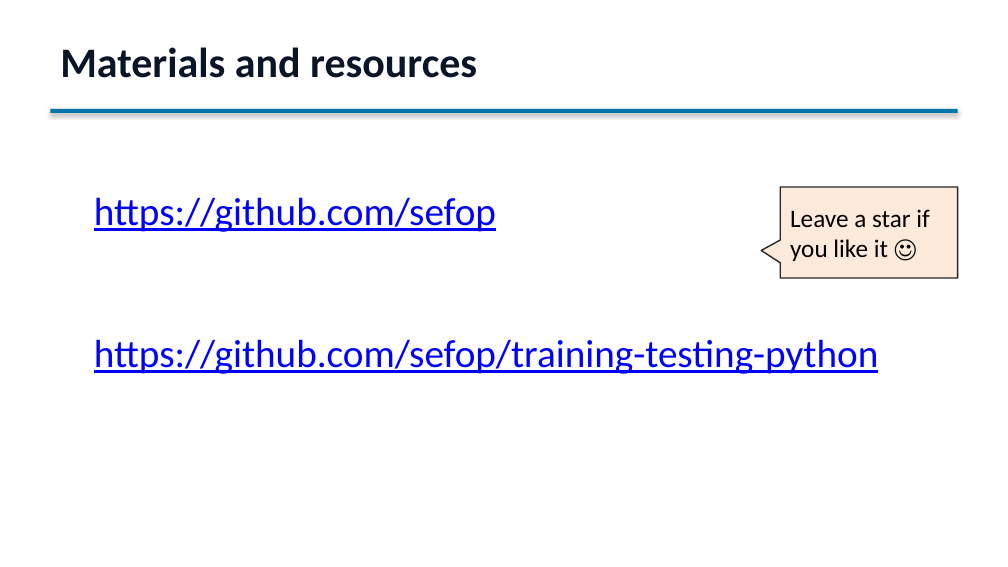
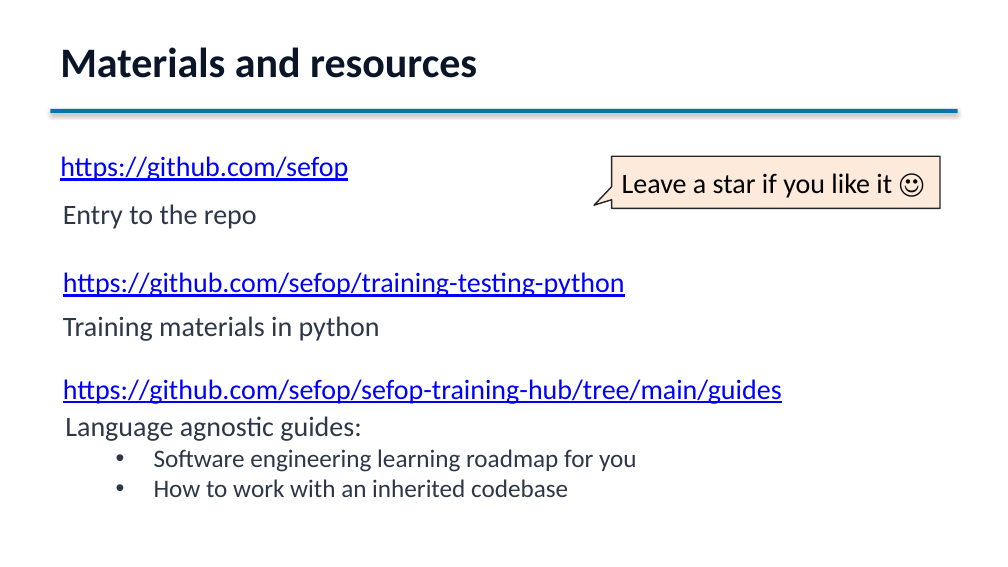
Before and after one commit to sefop/sefop-training-hub, a slide deck: slide 4 of workshops/2026-06-29-purdue/Purdue_Workshop.pptx. Drawn at 1008x567 pixels with LibreOffice and Linux fonts; fonts in the diff are those of the drawing. Boxes give left, top, right and bottom in pixels: in the first picture for what was removed or moved away, otherwise in the second. Text is boxed around its words. In the diff, an @@ line names an element or a change of style, - is before the commit and + after.

```diff
--- a/workshops/2026-06-29-purdue/Purdue_Workshop.pptx
+++ b/workshops/2026-06-29-purdue/Purdue_Workshop.pptx
@@ text "https://github.com/sefop": place and size @@
-text "https://github.com/sefop" at bbox=[94, 197, 496, 232]
+text "https://github.com/sefop" at bbox=[60, 156, 348, 181]
@@ text "https://github.com/sefop" at bbox=[60, 156, 348, 181]: size 28 to 20 pt @@
@@ speech box "Leave a star if you ...": place and size @@
-speech box "Leave a star if you ..." at bbox=[780, 186, 958, 277]
+speech box "Leave a star if you ..." at bbox=[612, 156, 940, 209]
@@ speech box "Leave a star if you ..." at bbox=[612, 156, 940, 209]: size 18 to 20 pt; proportions changed @@
@@ text added at bbox=[63, 204, 257, 229], 20 pt, text #2D3748 @@
+Entry to the repo
@@ text "https://github.com/sefop/training-testing-python" at bbox=[63, 272, 625, 297]: size 28 to 20 pt @@
@@ text "https://github.com/sefop/training-testing-python": place and size @@
-text "https://github.com/sefop/training-testing-python" at bbox=[94, 339, 878, 374]
+text "https://github.com/sefop/training-testing-python" at bbox=[63, 272, 625, 297]
@@ text added at bbox=[63, 316, 380, 341], 20 pt, text #2D3748 @@
+Training materials in python
@@ text added at bbox=[63, 379, 782, 404], 20 pt, text #0000FF, underline @@
+https://github.com/sefop/sefop-training-hub/tree/main/guides
@@ text added at bbox=[65, 416, 637, 497], 18 pt, text #2D3748 @@
+Language agnostic guides:
+  • Software engineering learning roadmap for you
+  • How to work with an inherited codebase
```
Also in this commit, not shown: 6 other slides changed, 12 slides added, 5 slides removed.
